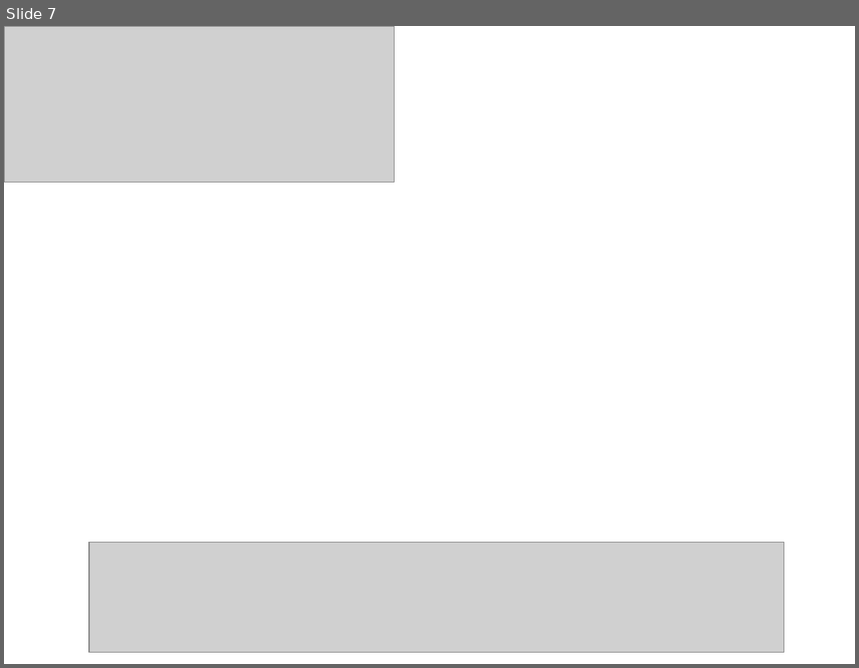
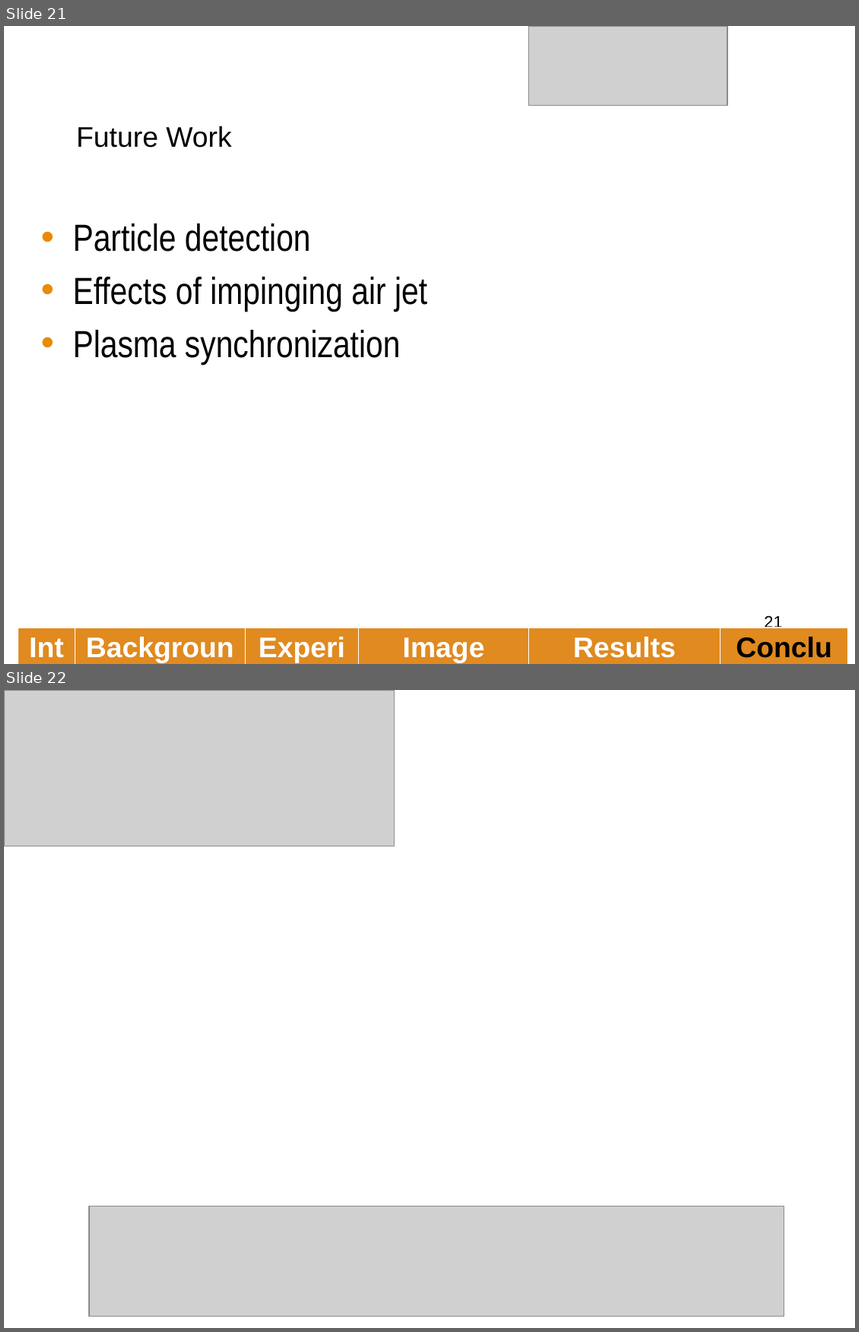
Before and after one commit to caplanda/Spark-Kernels-SciTech-Presentation, a slide deck: Spark Kernels v1.pptx. Shown one above the other, each under a label of ours: slide 7 before the commit, slides 21 and 22 after it. The pictures are 859x668 and 859x1332 pixels, drawn with LibreOffice and Linux fonts; fonts in the diff are those of the drawing; grey boxes stand for pictures; background and template pictures are left out. Boxes give left, top, right and bottom in pixels: in the first picture for what was removed or moved away, otherwise in the second. Text is boxed around its words. In the diff, an @@ line names an element or a change of style, - is before the commit and + after.

```diff
--- a/Spark Kernels v1.pptx
+++ b/Spark Kernels v1.pptx
@@ slide 21 added at bbox=[4, 26, 855, 664], background picture (left out) @@
@@ picture added at bbox=[529, 26, 728, 105] @@
@@ title added at bbox=[76, 126, 231, 148], 24 pt, text #000000 @@
+Future Work
@@ text added at bbox=[73, 224, 427, 364], 32 pt, text #000000 @@
+• Particle detection
+• Effects of impinging air jet
+• Plasma synchronization
@@ page number added at bbox=[764, 616, 782, 632], 14 pt, text #000000 @@
+21
@@ table added at bbox=[18, 628, 848, 664], 1 rows, 6 columns @@
+Intro | Background | Experiment | Image Processing | Results | Conclusions
@@ what was slide 7 is now slide 22 @@
```
Also in this commit, not shown: 5 slides changed, 15 other slides added, 2 other files.
